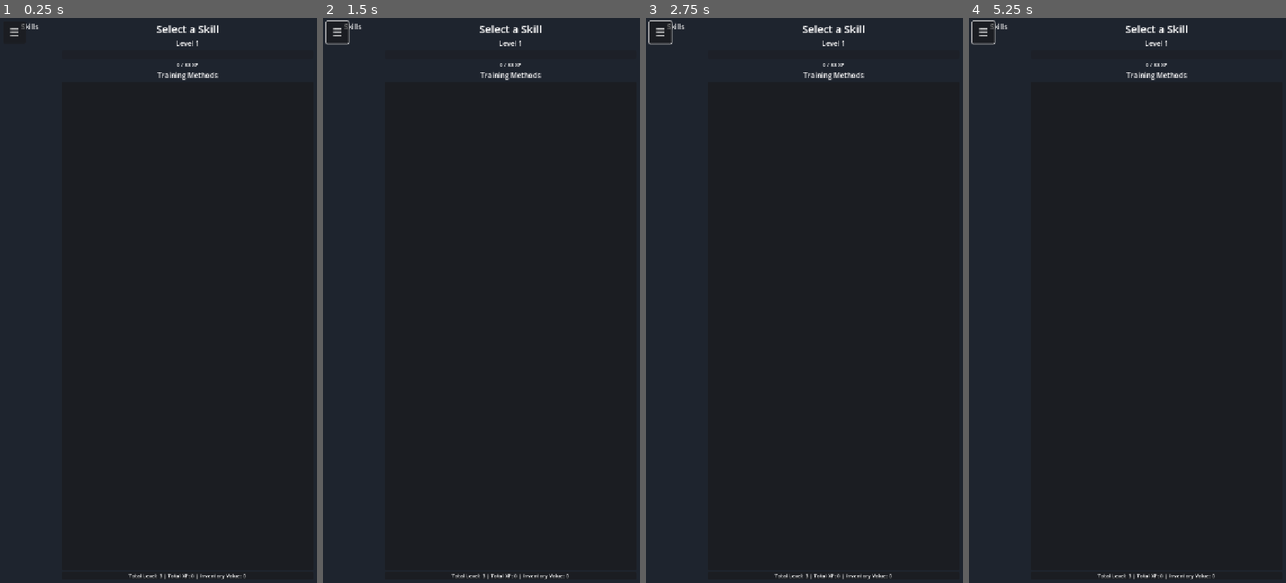
Above: before the commit, frames 1-4 (left to right).
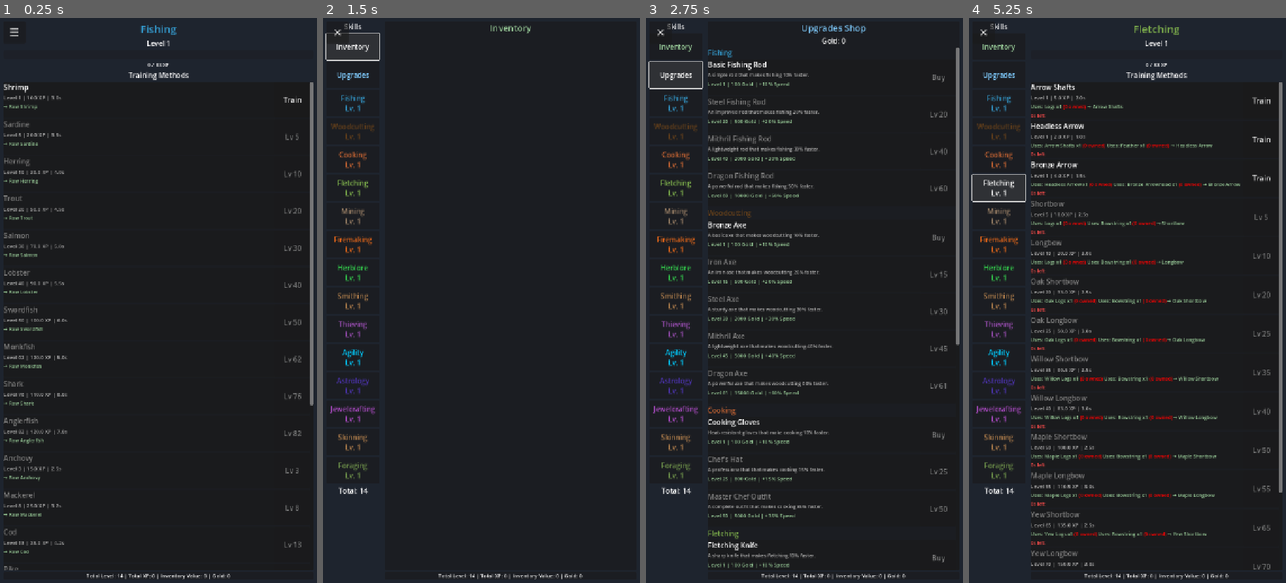
Above: after the commit, the same moments.

Repository: fahmed93/idlescapers
Game: Godot game, scene res://scenes/main.tscn
Two runs of this game, one before a commit and one after it. Both use one fixed random seed, a clock stepped at 60 frames per second and the inputs below. This scene is started directly instead of the project's main scene.
Inputs (mouse positions are in pixels of both pictures, inside the frame that each line leads up to):
- Up to frame 1 (0.25 s): no input
- Up to frame 2 (1.5 s): click "☰" at 0.5 s; click (351, 46) at 1.25 s, where only the run after the commit has a clickable "Inventory"
- Up to frame 3 (2.75 s): click (674, 74) at 2 s, where only the run after the commit has a clickable "Upgrades"
- Up to frame 4 (5.25 s): click (997, 102) at 2.75 s, where only the run after the commit has a clickable "Fishing Lv. 1"; click (997, 131) at 3.5 s, where only the run after the commit has a clickable "Woodcutting Lv. 1"; click (997, 159) at 4.25 s, where only the run after the commit has a clickable "Cooking Lv. 1"; click (997, 187) at 5 s, where only the run after the commit has a clickable "Fletching Lv. 1"

The runs differ from the first frame. In frame 1, 3.8% of the frame differs, in the area x 1-99%, y 1-100%; in frame 2, 2.2%; in frame 3, 8.0%; in frame 4, 8.4%, in the area x 0-99%, y 0-100%.
Error before the commit: Parse Error: Identifier "speed_modifier" not declared in the current scope. (res://scripts/main.gd:216)

Commit message:
Fix: Add speed_modifier variable for time remaining calculation
Co-authored-by: fahmed93 <4407704+fahmed93@users.noreply.github.com>

Diff:
--- a/scripts/main.gd
+++ b/scripts/main.gd
@@ -161,6 +161,9 @@
 
 	var player_level := GameManager.get_skill_level(selected_skill_id)
 
+	# Get speed modifier once for all methods (used for time remaining calculation)
+	var speed_modifier := UpgradeShop.get_skill_speed_modifier(selected_skill_id)
+
 	for method in skill.training_methods:
 		var panel := PanelContainer.new()
 		panel.custom_minimum_size = Vector2(0, 80)
